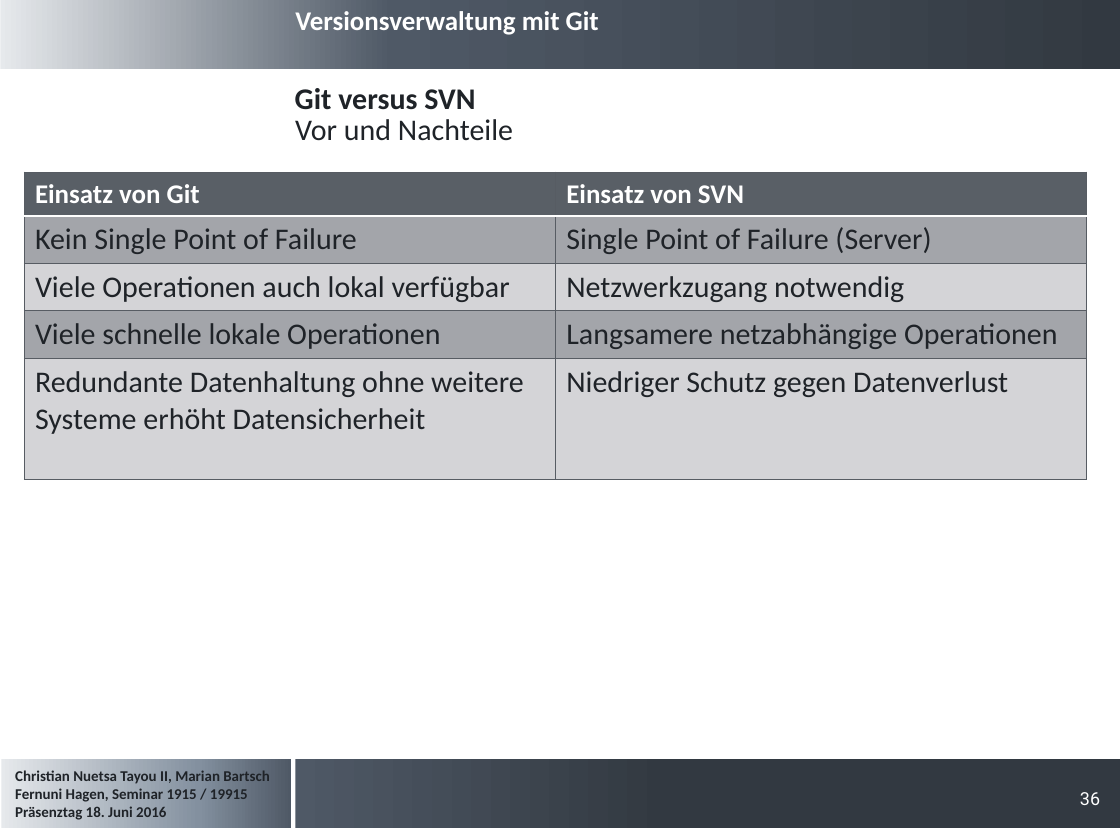
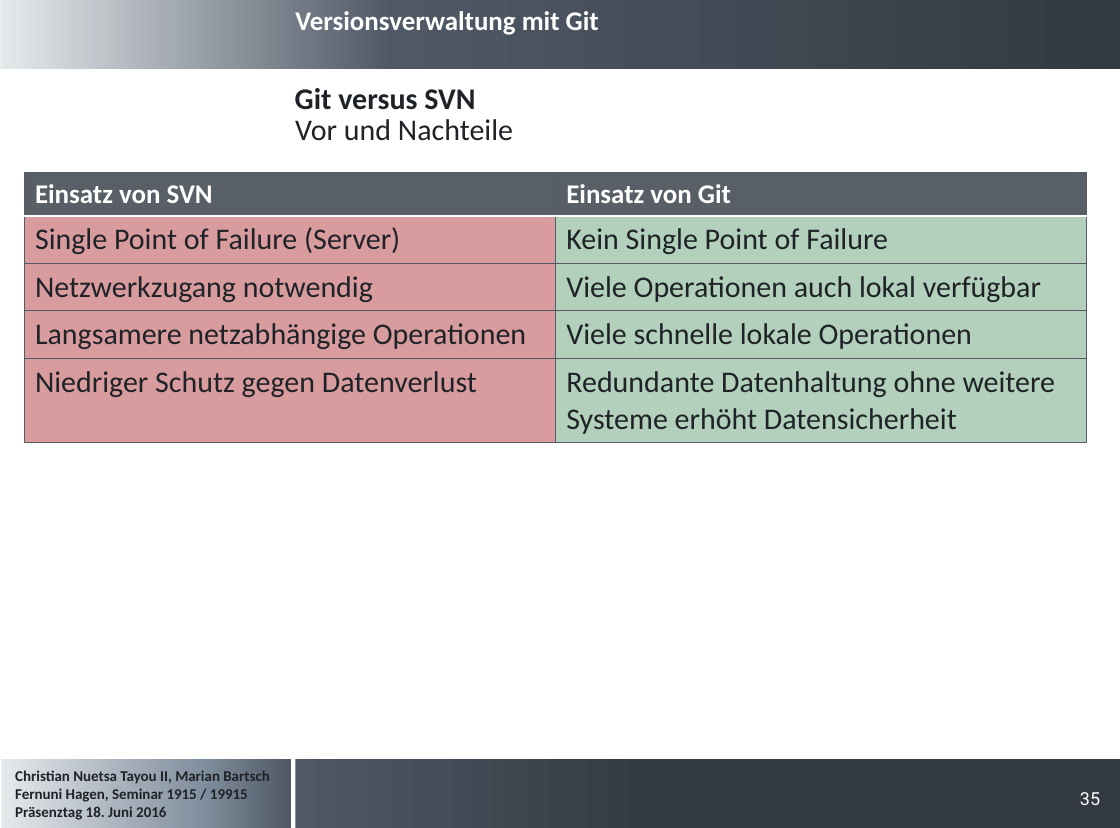
Before and after one commit to cristallin/git-project-seminar, a slide deck: slide 35 of Präsentation_Seminararbeit.pptx (slide 36 before the commit). Drawn at 1120x828 pixels with LibreOffice and Linux fonts; fonts in the diff are those of the drawing; background and template pictures are left out. Boxes give left, top, right and bottom in pixels: in the first picture for what was removed or moved away, otherwise in the second. Text is boxed around its words. In the diff, an @@ line names an element or a change of style, - is before the commit and + after.

```diff
--- a/Präsentation_Seminararbeit.pptx
+++ b/Präsentation_Seminararbeit.pptx
@@ table at (24, 172, 1087, 438) @@
-row 1, column 1: Einsatz von Git
+row 1, column 1: Einsatz von SVN
-row 1, column 2: Einsatz von SVN
+row 1, column 2: Einsatz von Git
-row 2, column 1: Kein Single Point of Failure
+row 2, column 1: Single Point of Failure (Server)
-row 2, column 2: Single Point of Failure (Server)
+row 2, column 2: Kein Single Point of Failure
-row 3, column 1: Viele Operationen auch lokal verfügbar
+row 3, column 1: Netzwerkzugang notwendig
-row 3, column 2: Netzwerkzugang notwendig
+row 3, column 2: Viele Operationen auch lokal verfügbar
-row 4, column 1: Viele schnelle lokale Operationen
+row 4, column 1: Langsamere netzabhängige Operationen
-row 4, column 2: Langsamere netzabhängige Operationen
+row 4, column 2: Viele schnelle lokale Operationen
-row 5, column 1: Redundante Datenhaltung ohne weitere Systeme erhöht Datensicherheit
+row 5, column 1: Niedriger Schutz gegen Datenverlust
-row 5, column 2: Niedriger Schutz gegen Datenverlust
+row 5, column 2: Redundante Datenhaltung ohne weitere Systeme erhöht Datensicherheit
@@ fill #595F66 at 40% opacity to #D89C9E in 2 cells @@
@@ fill #595F66 at 40% opacity to #B2D0BC in 2 cells @@
@@ fill none to #D89C9E in 2 cells @@
@@ fill none to #B2D0BC in 2 cells @@
@@ page number at (1080, 792, 1100, 805): text changed @@
-36
+35
```
Also in this commit, not shown: 19 other slides changed, 4 slides added, 5 slides removed.
